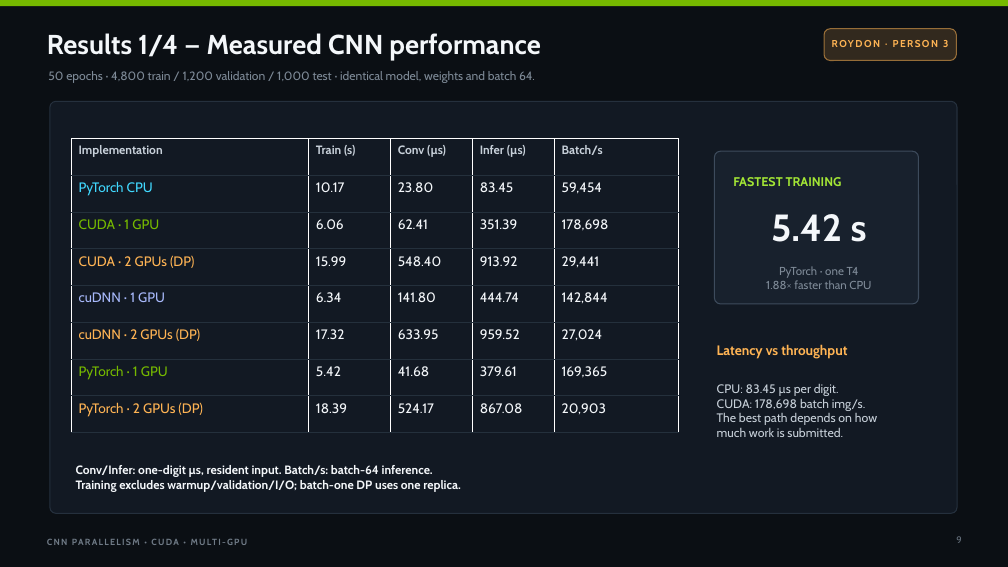
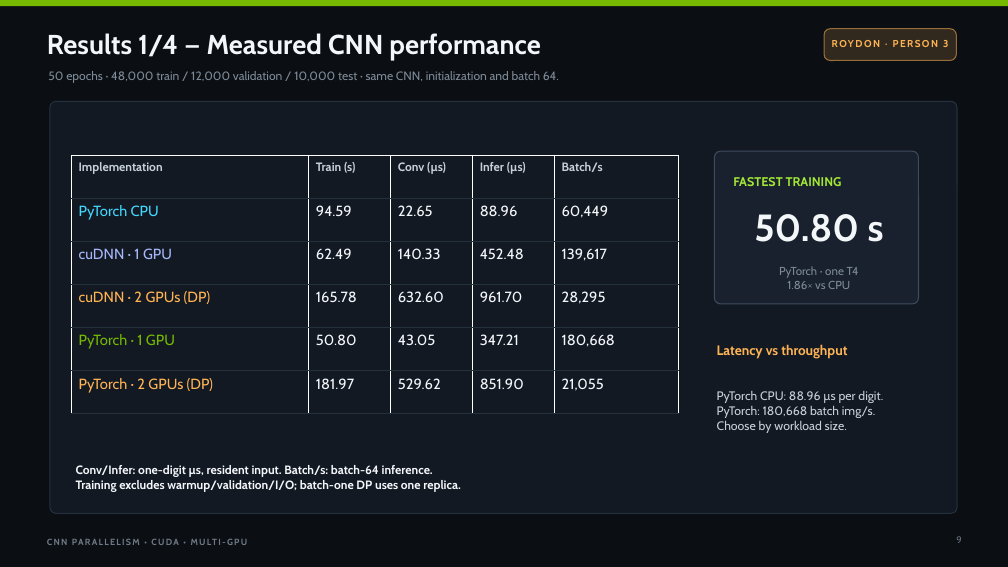
Before and after one commit to saltypal/CNN-CUDA-Case-Study, a slide deck: slide 9 of presentation/CNN_CUDA_Case_Study.pptx. Drawn at 1008x567 pixels with LibreOffice and Linux fonts; fonts in the diff are those of the drawing. Boxes give left, top, right and bottom in pixels: in the first picture for what was removed or moved away, otherwise in the second. Text is boxed around its words. In the diff, an @@ line names an element or a change of style, - is before the commit and + after.

Commit message:
Publish full MNIST five-path results and presentation

```diff
--- a/presentation/CNN_CUDA_Case_Study.pptx
+++ b/presentation/CNN_CUDA_Case_Study.pptx
@@ text at (x1=48, y1=71, x2=559, y2=83): text changed @@
-50 epochs · 4,800 train / 1,200 validation / 1,000 test · identical model, weights and batch 64.
+50 epochs · 48,000 train / 12,000 validation / 10,000 test · same CNN, initialization and batch 64.
@@ table at (x1=71, y1=156, x2=678, y2=414) @@
-row 2: PyTorch CPU | 10.17 | 23.80 | 83.45 | 59,454
-row 3: CUDA · 1 GPU | 6.06 | 62.41 | 351.39 | 178,698
-row 4: CUDA · 2 GPUs (DP) | 15.99 | 548.40 | 913.92 | 29,441
-row 5: cuDNN · 1 GPU | 6.34 | 141.80 | 444.74 | 142,844
-row 6: cuDNN · 2 GPUs (DP) | 17.32 | 633.95 | 959.52 | 27,024
-row 7: PyTorch · 1 GPU | 5.42 | 41.68 | 379.61 | 169,365
-row 8: PyTorch · 2 GPUs (DP) | 18.39 | 524.17 | 867.08 | 20,903
+row 2: PyTorch CPU | 94.59 | 22.65 | 88.96 | 60,449
+row 3: cuDNN · 1 GPU | 62.49 | 140.33 | 452.48 | 139,617
+row 4: cuDNN · 2 GPUs (DP) | 165.78 | 632.60 | 961.70 | 28,295
+row 5: PyTorch · 1 GPU | 50.80 | 43.05 | 347.21 | 180,668
+row 6: PyTorch · 2 GPUs (DP) | 181.97 | 529.62 | 851.90 | 21,055
@@ table resized from (x1=71, y1=138, x2=678, y2=433) to (x1=71, y1=156, x2=678, y2=414) @@
@@ text at (x1=754, y1=214, x2=884, y2=242): text changed @@
-5.42 s
+50.80 s
@@ text at (x1=787, y1=281, x2=850, y2=289): text changed @@
-1.88× faster than CPU
+1.86× vs CPU
@@ text at (x1=717, y1=391, x2=883, y2=433): text changed @@
-CPU: 83.45 µs per digit.
-CUDA: 178,698 batch img/s.
-The best path depends on how much work is submitted.
+PyTorch CPU: 88.96 µs per digit.
+PyTorch: 180,668 batch img/s.
+Choose by workload size.
```
Also in this commit, not shown: 10 other slides changed, 51 other files.
